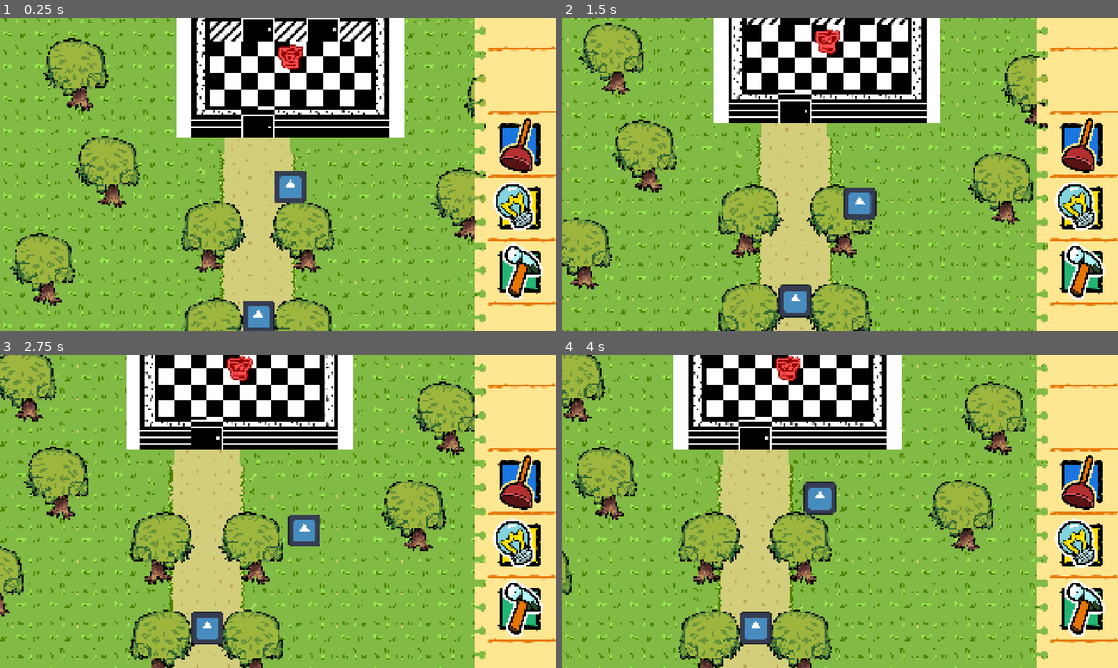
Above: before the commit, frames 1-4 (two rows, left to right).
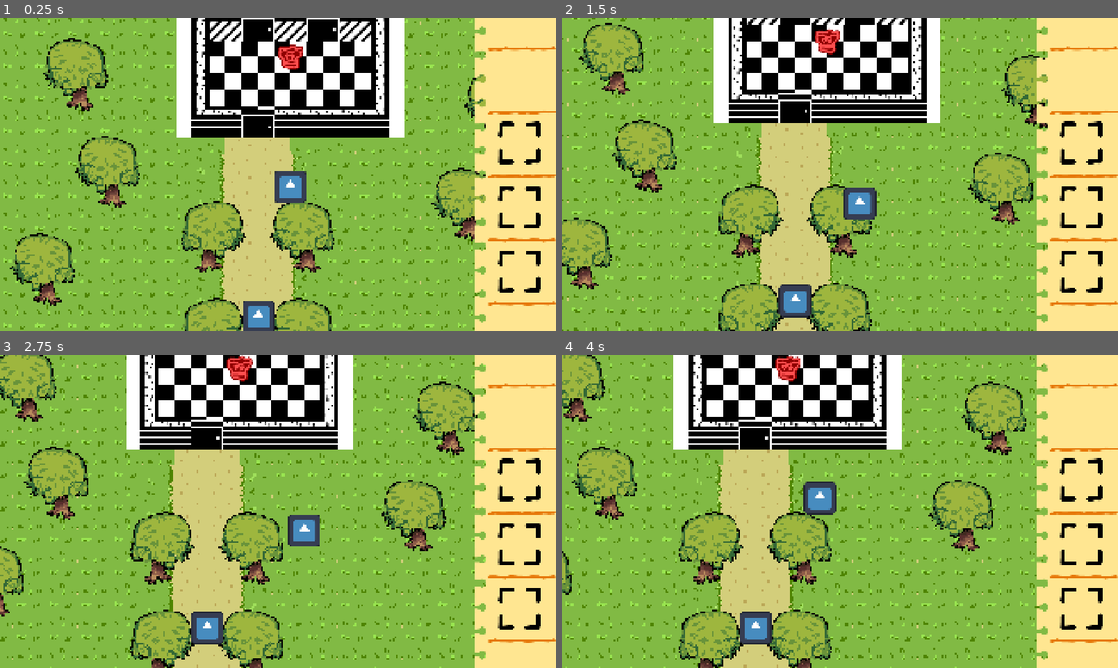
Above: after the commit, the same moments.

Repository: nickdowning16-ops/forgetful-handyman
Game: Godot game, scene res://main.tscn
Two runs of this game, one before a commit and one after it. Both use one fixed random seed, a clock stepped at 60 frames per second and the inputs below. This scene is started directly instead of the project's main scene. The engine's default icon, where the game draws it, is replaced by a stand-in: a white triangle on a blue panel in a dark square.
Inputs (mouse positions are in pixels of both pictures, inside the frame that each line leads up to):
- Up to frame 1 (0.25 s): no input
- Up to frame 2 (1.5 s): move the mouse to (962, 158) at 0.52 s; hold Right (ui_right) 0.53-1.28 s; tap Space (open_QTE) at 0.6 s; move the mouse to (728, 190) at 1.27 s; hold Down (ui_down) from 1.28 s (still down); tap P (swing_hammer) at 1.35 s
- Up to frame 3 (2.75 s): move the mouse to (333, 442) at 2.02 s; release Down (ui_down) at 2.03 s; hold Right (ui_right) from 2.03 s (still down); tap Space (open_QTE) at 2.1 s
- Up to frame 4 (4 s): move the mouse to (812, 574) at 2.77 s; release Right (ui_right) at 2.78 s; hold Up (ui_up) 2.78-3.53 s; tap P (swing_hammer) at 2.85 s; move the mouse to (1006, 558) at 3.52 s; hold Left (ui_left) from 3.53 s (still down); tap Space (open_QTE) at 3.6 s

The runs differ from the first frame. In frame 1, 2.9% of the frame differs, in the area x 88-98%, y 32-90%; in frame 2, 2.9%; in frame 3, 2.9%; in frame 4, 2.9%.

Commit message:
Design Doc and Side bar

Diff:
--- a/Scenes/hud.tscn
+++ b/Scenes/hud.tscn
@@ -1,6 +1,7 @@
 [gd_scene format=3 uid="uid://gg2fa25ode7r"]
 
 [ext_resource type="Texture2D" uid="uid://dwjy52xledira" path="res://Art/Task Queue/notebook.png" id="1_6fbih"]
+[ext_resource type="Script" uid="uid://c5cpjlvy5wlcy" path="res://Scripts/side_bar.gd" id="1_36asn"]
 [ext_resource type="Texture2D" uid="uid://b5iuq3ujyc78a" path="res://Art/Task Queue/task_queue_plunger.png" id="1_bjfho"]
 [ext_resource type="Texture2D" uid="uid://1nv3p800l0q8" path="res://Art/Task Queue/task_queue_light.png" id="2_6fbih"]
 [ext_resource type="Texture2D" uid="uid://bgf7jjskt20le" path="res://Art/Task Queue/task_queue_blank.png" id="2_t1xeu"]
@@ -15,7 +16,17 @@
 grow_vertical = 2
 mouse_filter = 1
 
-[node name="TextureRect" type="TextureRect" parent="." unique_id=1963457839]
+[node name="SideBar" type="Control" parent="." unique_id=151147227]
+layout_mode = 1
+anchors_preset = 15
+anchor_right = 1.0
+anchor_bottom = 1.0
+grow_horizontal = 2
+grow_vertical = 2
+mouse_filter = 1
+script = ExtResource("1_36asn")
+
+[node name="TextureRect" type="TextureRect" parent="SideBar" unique_id=1963457839]
 layout_mode = 1
 anchors_preset = -1
 anchor_left = 0.85400003
@@ -27,56 +38,56 @@
 texture = ExtResource("1_6fbih")
 expand_mode = 5
 
-[node name="MarginContainer" type="MarginContainer" parent="." unique_id=541507845]
+[node name="MarginContainer" type="MarginContainer" parent="SideBar" unique_id=541507845]
 clip_contents = true
 layout_mode = 1
 anchors_preset = -1
 anchor_left = 0.87000006
 anchor_right = 1.0
 anchor_bottom = 1.0
-offset_left = -0.40014648
+offset_left = -30.400146
 grow_horizontal = 0
 grow_vertical = 2
-theme_override_constants/margin_left = 22
+theme_override_constants/margin_left = 50
 theme_override_constants/margin_top = 0
 theme_override_constants/margin_right = 22
 theme_override_constants/margin_bottom = 100
 
-[node name="BoxContainer" type="BoxContainer" parent="MarginContainer" unique_id=1324836554]
+[node name="BoxContainer" type="BoxContainer" parent="SideBar/MarginContainer" unique_id=1324836554]
 layout_mode = 2
 theme_override_constants/separation = 14
 alignment = 2
 vertical = true
 
-[node name="Placeholder1" type="TextureRect" parent="MarginContainer/BoxContainer" unique_id=1933324159]
-visible = false
+[node name="Placeholder3" type="TextureRect" parent="SideBar/MarginContainer/BoxContainer" unique_id=651511368]
 layout_mode = 2
 texture = ExtResource("2_t1xeu")
 expand_mode = 5
 
-[node name="Placeholder2" type="TextureRect" parent="MarginContainer/BoxContainer" unique_id=815678802]
-visible = false
+[node name="Placeholder2" type="TextureRect" parent="SideBar/MarginContainer/BoxContainer" unique_id=815678802]
 layout_mode = 2
 texture = ExtResource("2_t1xeu")
 expand_mode = 5
 
-[node name="Placeholder3" type="TextureRect" parent="MarginContainer/BoxContainer" unique_id=651511368]
-visible = false
+[node name="Placeholder1" type="TextureRect" parent="SideBar/MarginContainer/BoxContainer" unique_id=1933324159]
 layout_mode = 2
 texture = ExtResource("2_t1xeu")
 expand_mode = 5
 
-[node name="TexturePlungerRect6" type="TextureRect" parent="MarginContainer/BoxContainer" unique_id=2106685325]
+[node name="TexturePlungerRect6" type="TextureRect" parent="SideBar/MarginContainer/BoxContainer" unique_id=2106685325]
+visible = false
 layout_mode = 2
 texture = ExtResource("1_bjfho")
 expand_mode = 5
 
-[node name="Light" type="TextureRect" parent="MarginContainer/BoxContainer" unique_id=640276273]
+[node name="Light" type="TextureRect" parent="SideBar/MarginContainer/BoxContainer" unique_id=640276273]
+visible = false
 layout_mode = 2
 texture = ExtResource("2_6fbih")
 expand_mode = 5
 
-[node name="Hammer" type="TextureRect" parent="MarginContainer/BoxContainer" unique_id=927323523]
+[node name="Hammer" type="TextureRect" parent="SideBar/MarginContainer/BoxContainer" unique_id=927323523]
+visible = false
 layout_mode = 2
 texture = ExtResource("3_t1xeu")
 expand_mode = 5
--- /dev/null
+++ b/Scripts/side_bar.gd
@@ -0,0 +1 @@
+extends Control
Binary file added: Design Doc/idea.png
Not shown, added: Design Doc/idea.png.import
Not shown, added: Scripts/side_bar.gd.uid
